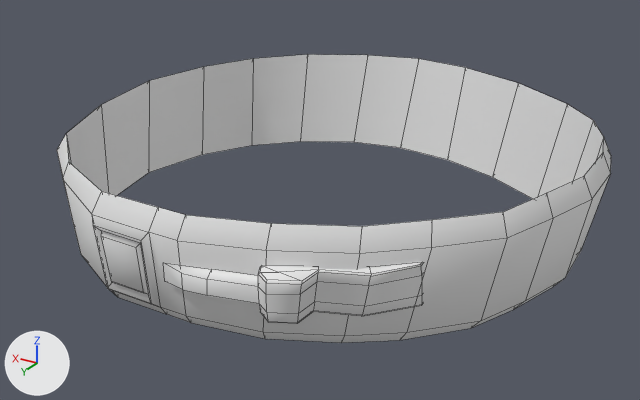
Before and after pictures for a commit that changed the FBX model care-up/Assets/_Models/fixator.fbx.
The view is the same before and after, from a 50 mm lens placed at (-0.175, 0.3, 0.136), pointed at (0.0, 0.007, -0.01). Arrows for +X, +Y and +Z are at lower left; the lights stay in place. Mesh edges are drawn as thin lines. Vertices at the same position are counted once.

Script lines for the objects in view, before the commit:
```python
me_circle_005 = bpy.data.meshes.new('Circle.005')
me_circle_005.from_pydata(...)  # 177 vertices, 176 faces; spans x -0.741..0.734, y -0.705..0.713, z -0.17..0.17
me_circle_005.materials.append(mat_material_006)  # its picture is missing
ob_fixation_mat_on = bpy.data.objects.new('fixation_mat_on', me_circle_005)
ob_fixation_mat_on.location = (0.0, 0.0, 0.0)
ob_fixation_mat_on.scale = (0.15, 0.15, 0.15)
```
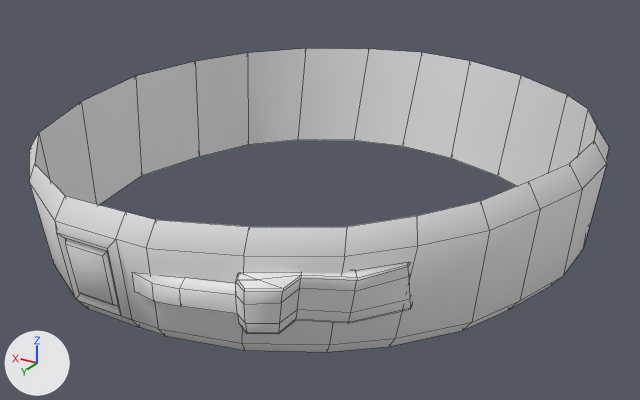
Commit message: Located fixator on the leg of patient

Where the change shows, as pixel boxes [x1, y1, x2, y2] in the pictures (640 x 400 px):
'fixation_mat_on', reshaped, rescaled: before [57, 54, 611, 343]; after [29, 48, 609, 352]

Diff of the bpy script that builds the scene:
```diff
--- a/care-up/Assets/_Models/fixator.fbx.py
+++ b/care-up/Assets/_Models/fixator.fbx.py
@@ me_circle_005 @@
 # used by ob_fixation_mat_on; location = (0.0, 0.0, 0.0); scale = (0.15, 0.15, 0.15)
-me_circle_005.from_pydata(...)  # 177 vertices, 176 faces; spans x -0.741..0.734, y -0.705..0.713, z -0.17..0.17
+me_circle_005.from_pydata(...)  # 177 vertices, 176 faces; spans x -0.678..0.733, y -0.706..0.74, z -0.169..0.179
+# me_circle_005 part 1: 177 of 177 vertices moved; they spanned x -0.741..0.734, y -0.705..0.713, z -0.17..0.17 and now span x -0.678..0.733, y -0.706..0.74, z -0.169..0.179; mean shift (0.027, 0.007, 0.002); largest move (-0.624, 0.35, 0.154) -> (-0.544, 0.343, 0.163)
 me_circle_005.materials.append(mat_material_006)
@@ ob_fixation_mat_on @@
 ob_fixation_mat_on.location = (0.0, 0.0, 0.0)
-ob_fixation_mat_on.scale = (0.15, 0.15, 0.15)
+ob_fixation_mat_on.scale = (0.16, 0.16, 0.16)
```
